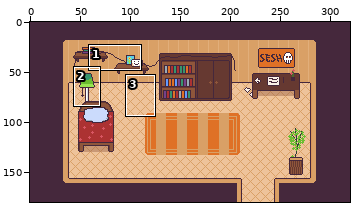
Two versions of one pixel-art file, assets/aseprite/scaletons_room.aseprite. The first picture is a wide view before the edit; the outline marks the close-up.
Close-up. First the earlier version:
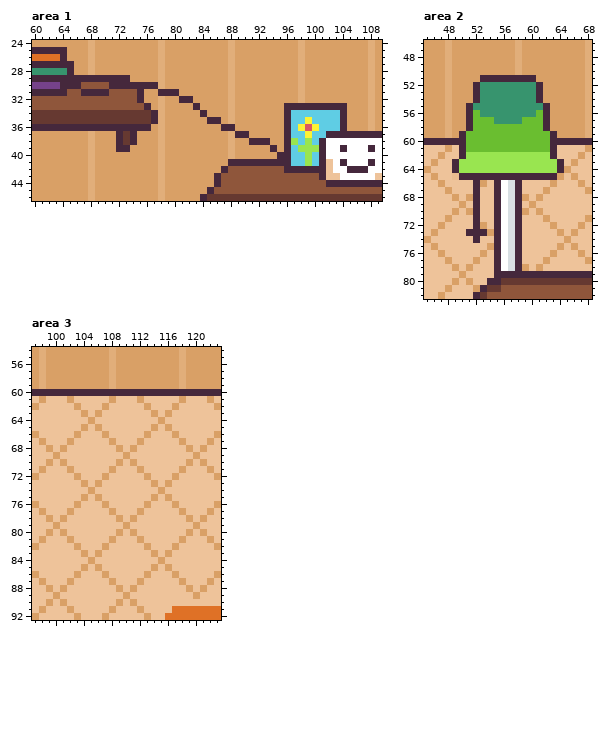
320x180 pixels, 1 frame. Colours within 5 levels of each other are drawn and written as one. Shown: area 1: x 60..109, y 24..46; area 2: x 45..68, y 46..82; area 3: x 97..123, y 54..92. The commit also changed other parts of the picture, which this record leaves out.
Now the later version:
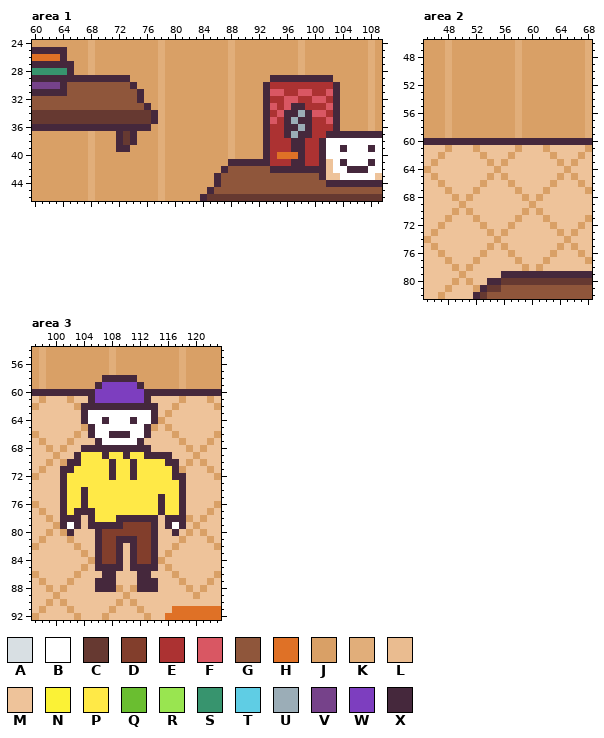
Palette (. is transparent): A #d8dfe3  B #ffffff  C #663931  D #823e2c  E #ac3232  F #d95763  G #8f563b  H #df7126  J #d9a066  K #e1ae7a  L #eabc90  M #eec39a  N #fbf236  P #ffe947  Q #6abe30  R #99e550  S #37946e  T #5fcde4  U #9badb7  V #76428a  W #7d3ebf  X #45283c
Edits made:
layer "lamp" now hidden
layer "dude" now shown
layer "lights" removed
Changed rows in their new state; - is an unchanged pixel.
Area 1:
first column x 65:
29 -----------------------------XXXXXXXXX--
30 GG----GGG-JJJ---------------XEEEEEEEEEX-
31 --GGGG-------KJJ------------XFFEEFFEEFX-
32 ----------------JJ----------XEEFFEEFFEX-
33 ------------------J---------XFEF--EEEF-J
34 -------------------J--------XEF-XUXFFEXJ
35 --------------------JJ------XFE-UXXEEFXJ
36 ----------------------JK----XEE-XUXEEEXJ
37 ------------------------JJ--XEE-UXXEE---
38 --------------------------JJ-EEEXXEE----
39 ----------------------------XEEEXXEE----
40 ----------------------------XEHHHXEE----
41 -----------------------------EEEXXEE----
42 -----------------------------XX---------
Area 2:
first column x 49:
51 ----JJJJJKJJ----
52 ---JJJJJJKJJJ---
53 ---JJJJJJKJJJ---
54 ---JJJJJJKJJJ---
55 --JJJJJJJKJJJJ--
56 --JJJJJJJKJJJJ--
57 --JJJJJJJKJJJJ--
58 --JJJJJJJKJJJJ--
59 -JJJJJJJJKJJJJJ-
60 --XXXXXXXXXXXX--
61 -MMJMMMMMJMMMJM-
62 -MMMJMMMJMMMMMJ-
63 MMMMMJMJMMMMMMMJ
64 MMMMMMJMMMMMMMMM
65 MMMMMJMJMMMMMMM-
66 ---M--MMJM------
67 ---J--MMMJ------
68 ---M--MMMM------
69 ---M--MMMM------
70 ---M--MMMM------
71 ---J--MMMJ------
72 ---M--MMJM------
73 --MMM-MJMM------
74 ---M--JMMM------
75 ------MJMM------
76 ------MMJM------
77 ------MMMJ------
78 ------MMMM------
79 ------M---------
Area 3, layer "dude":
first column x 101:
58 ------XXXXX-------
59 -----XWWWWWX------
60 -----WWWWWWW------
61 ----XWWWWWWWX-----
62 ---XXXXXXXXXXX----
63 ---XBBBBBBBBBX----
64 ---XBBXBBBXBBX----
65 ----XBBBBBBBX-----
66 ----XBBXXXBBX-----
67 -----XBBBBBX------
68 ---XXXXXXXXXX-----
69 --XPPPXPPXPPXXXX--
70 -XXPPPPXPPXPPPPXX-
71 XXPPPPPXPPXPPPPPX-
72 XPPPPPPXPPXPPPPPXX
73 XPPPPPPPPPPPPPPPPX
74 XPPXPPPPPPPPPPPPPX
75 XPPXPPPPPPPPPPXPPX
76 XPPXPPPPPPPPPPXPPX
77 XPXXXPPPPPPPPPXPPX
78 XXX-XPPPXXXXXX-XXX
79 XBX-XXXXXDDDDX-XBX
80 -X---XDDDDDDDX--X-
81 -----XDDXXXDDX----
82 -----XDDX-XDDX----
83 -----XDDX-XDDX----
84 -----XDDX-XDDX----
85 -----XXXX-XXXX----
86 ------XX---XX-----
87 -----XXX---XXX----
88 -----XXX---XXX----
Boxes around the changes in both close-ups, in picture pixels (x1, y1, x2, y2):
changed: (67, 75, 347, 173)
changed: (452, 75, 564, 278)
changed: (60, 375, 186, 592)
